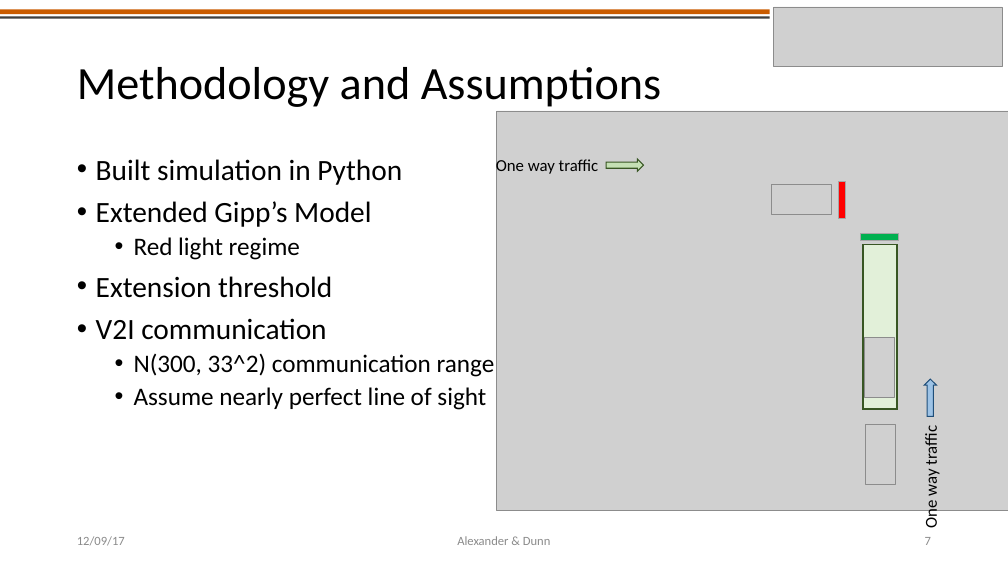
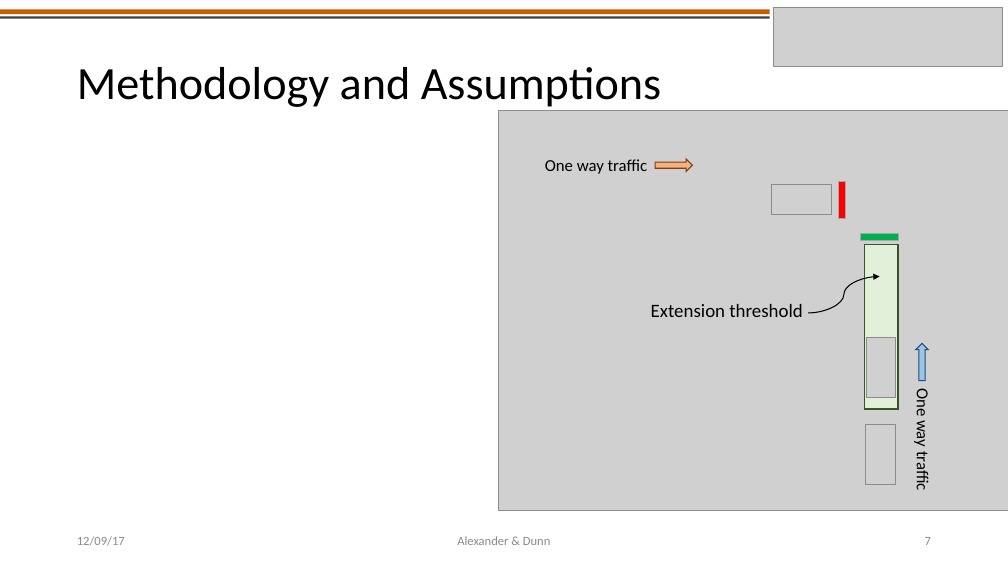
Before and after one commit to americalexander/mrFinishLine, a slide deck: slide 7 of CE391F_project_presentation_alexander_dunn.pptx. Drawn at 1008x567 pixels with LibreOffice and Linux fonts; fonts in the diff are those of the drawing; grey boxes stand for pictures. Boxes give left, top, right and bottom in pixels: in the first picture for what was removed or moved away, otherwise in the second. Text is boxed around its words. In the diff, an @@ line names an element or a change of style, - is before the commit and + after.

```diff
--- a/CE391F_project_presentation_alexander_dunn.pptx
+++ b/CE391F_project_presentation_alexander_dunn.pptx
@@ text removed at box(96, 159, 495, 410) @@
-• Built simulation in Python
-• Extended Gipp’s Model
-  • Red light regime
-• Extension threshold
-• V2I communication
-  • N(300, 33^2) communication range
-  • Assume nearly perfect line of sight
@@ text "One way traffic": place and size @@
-text "One way traffic" at box(496, 158, 599, 176)
+text "One way traffic" at box(545, 159, 648, 174)
@@ up arrow: place and size @@
-up arrow at box(606, 159, 643, 171)
+up arrow at box(655, 159, 692, 171)
@@ up arrow at box(655, 159, 692, 171): fill #C5E0B4 to #F4B183; outline #385723 1 pt to #843C0B 1 pt @@
@@ curved arrow added from (808, 313) to (880, 277), #000000 1 pt @@
@@ text added at box(651, 304, 802, 317), 18 pt, text #000000 @@
+Extension threshold
@@ up arrow: place and size @@
-up arrow at box(924, 379, 936, 416)
+up arrow at box(916, 343, 928, 380)
@@ text "One way traffic": place and size @@
-text "One way traffic" at box(921, 430, 941, 528)
+text "One way traffic" at box(912, 390, 932, 490)
@@ text "One way traffic" at box(912, 390, 932, 490): rotation 270 to 90 degrees @@
```
Also in this commit, not shown: 2 other slides changed, 6 other files.
